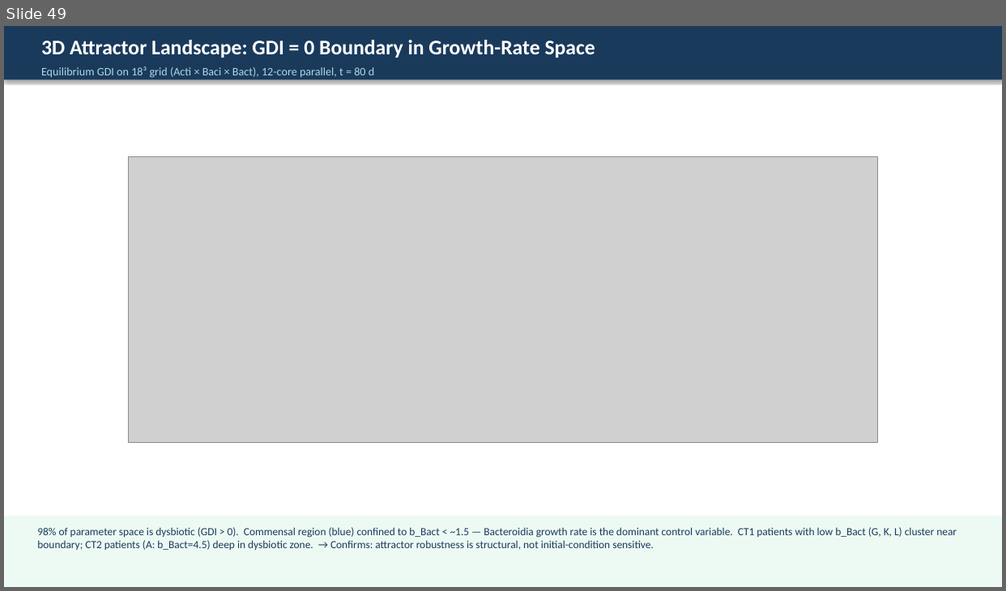
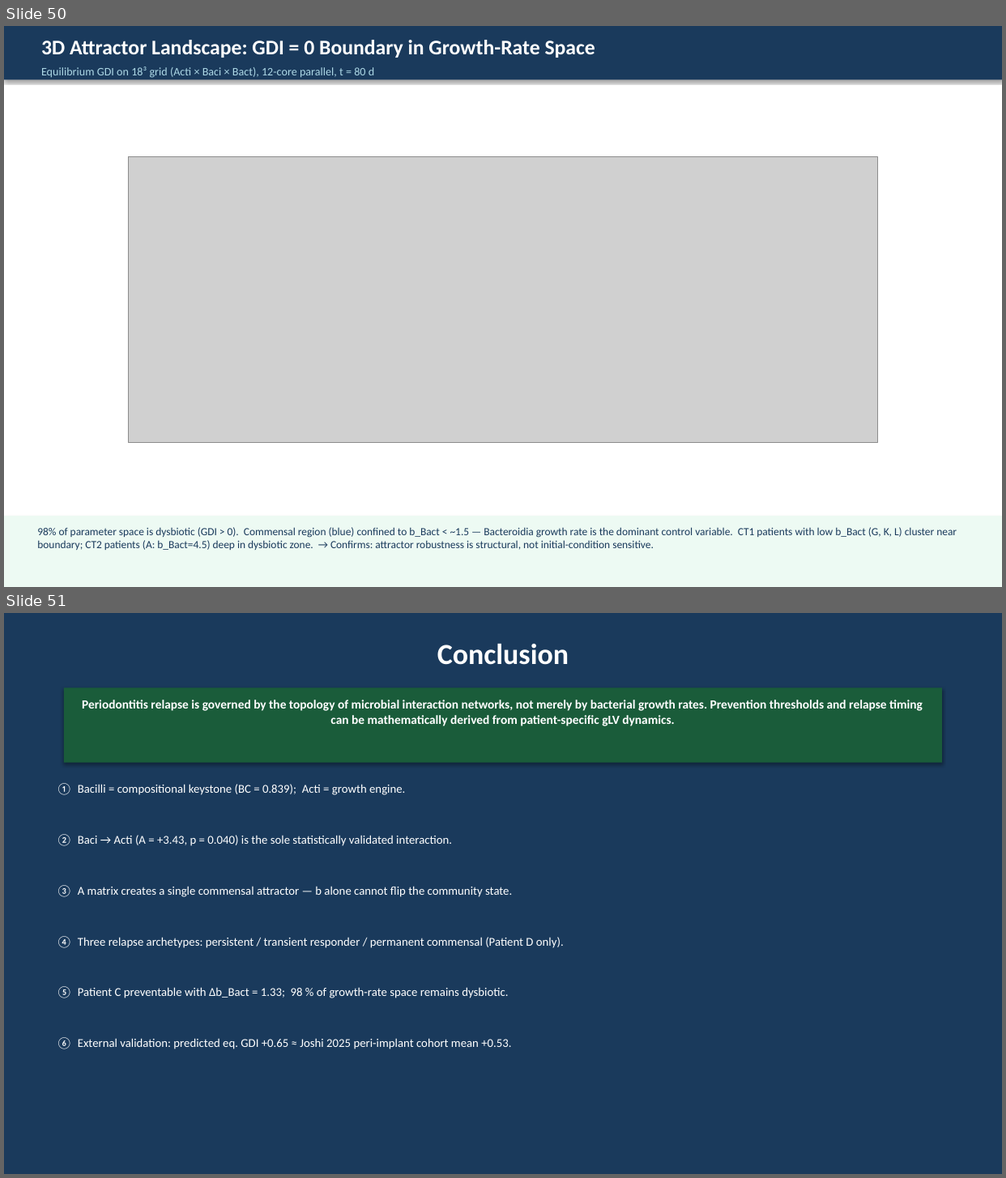
Before and after one commit to keisuke58/nife_intern, a slide deck: dieckow_paper/progress_report_dieckow_extended.pptx. Shown one above the other, each under a label of ours: slide 49 before the commit, slides 50 and 51 after it. The pictures are 1006x591 and 1006x1178 pixels, drawn with LibreOffice and Linux fonts; fonts in the diff are those of the drawing; grey boxes stand for pictures. Boxes give left, top, right and bottom in pixels: in the first picture for what was removed or moved away, otherwise in the second. Text is boxed around its words. In the diff, an @@ line names an element or a change of style, - is before the commit and + after.

Commit message:
feat: add background/model + conclusion slides; key message on title (11pp PDF / 51 PPTX)

```diff
--- a/dieckow_paper/progress_report_dieckow_extended.pptx
+++ b/dieckow_paper/progress_report_dieckow_extended.pptx
@@ slide 51 added at [4, 613, 1002, 1174], background #FFFFFF @@
@@ rectangle added at [4, 613, 1002, 1174], fill #1A3A5C @@
@@ text added at [437, 643, 569, 665], 28 pt, text #FFFFFF, bold @@
+Conclusion
@@ rectangle added at [64, 688, 942, 763], fill #1A5C3A @@
@@ text added at [82, 700, 923, 726], 12 pt, text #FFFFFF, bold @@
+Periodontitis relapse is governed by the topology of microbial interaction networks, not merely by bacterial growth rates. Prevention thresholds and relapse timing can be mathematically derived from patient-specific gLV dynamics.
@@ text added at [57, 783, 405, 795], 11.5 pt, text #FFFFFF @@
+① Bacilli = compositional keystone (BC = 0.839); Acti = growth engine.
@@ text added at [57, 834, 452, 846], 11.5 pt, text #FFFFFF @@
+② Baci → Acti (A = +3.43, p = 0.040) is the sole statistically validated interaction.
@@ text added at [57, 885, 512, 897], 11.5 pt, text #FFFFFF @@
+③ A matrix creates a single commensal attractor — b alone cannot flip the community state.
@@ text added at [57, 936, 564, 948], 11.5 pt, text #FFFFFF @@
+④ Three relapse archetypes: persistent / transient responder / permanent commensal (Patient D only).
@@ text added at [57, 986, 508, 999], 11.5 pt, text #FFFFFF @@
+⑤ Patient C preventable with Δb_Bact = 1.33; 98 % of growth-rate space remains dysbiotic.
@@ text added at [57, 1037, 511, 1050], 11.5 pt, text #FFFFFF @@
+⑥ External validation: predicted eq. GDI +0.65 ≈ Joshi 2025 peri-implant cohort mean +0.53.
@@ what was slide 49 is now slide 50 @@
```
Also in this commit, not shown: 1 slide changed, 1 other slide added, 3 other files.
